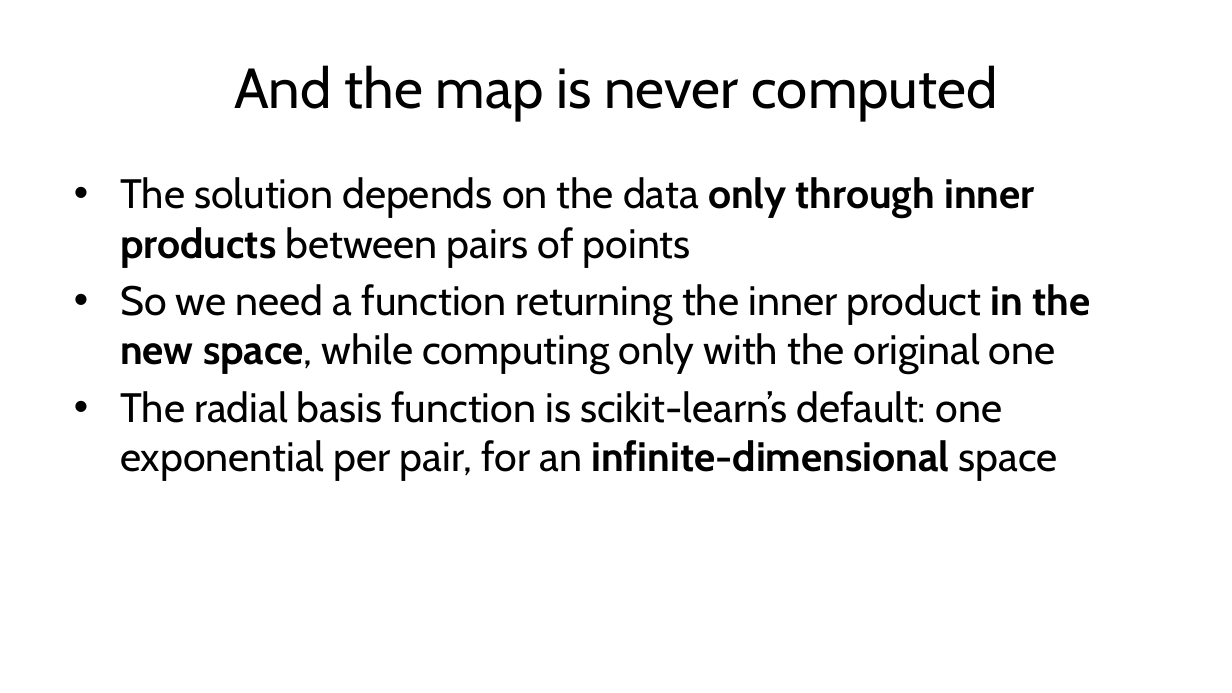
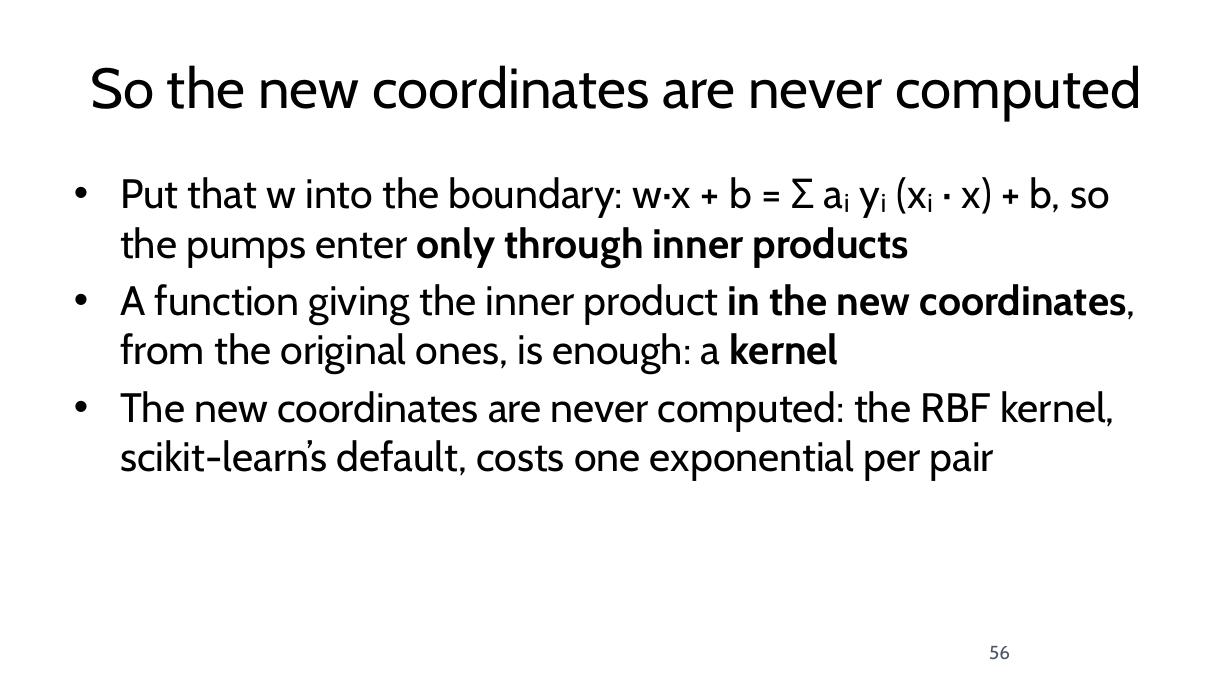
Before and after one commit to fabioantonini/technologies-for-artificial-intelligence, a slide deck: slide 56 of Lessons/06_knn_naive_bayes_svm/Slides/knn_naive_bayes_svm_slides.pptx (slide 55 before the commit). Drawn at 1232x693 pixels with LibreOffice and Linux fonts; fonts in the diff are those of the drawing; background and template pictures are left out. Boxes give left, top, right and bottom in pixels: in the first picture for what was removed or moved away, otherwise in the second. Text is boxed around its words. In the diff, an @@ line names an element or a change of style, - is before the commit and + after.

```diff
--- a/Lessons/06_knn_naive_bayes_svm/Slides/knn_naive_bayes_svm_slides.pptx
+++ b/Lessons/06_knn_naive_bayes_svm/Slides/knn_naive_bayes_svm_slides.pptx
@@ title at (90, 65, 1141, 121): text changed @@
-And the map is never computed
+So the new coordinates are never computed
@@ text at (120, 177, 1136, 481): text changed @@
-• The solution depends on the data only through inner products between pairs of points
-• So we need a function returning the inner product in the new space, while computing only with the original one
-• The radial basis function is scikit-learn’s default: one exponential per pair, for an infinite-dimensional space
+• Put that w into the boundary: w·x + b = Σ aᵢ yᵢ (xᵢ · x) + b, so the pumps enter only through inner products
+• A function giving the inner product in the new coordinates, from the original ones, is enough: a kernel
+• The new coordinates are never computed: the RBF kernel, scikit-learn’s default, costs one exponential per pair
@@ page number added at (989, 646, 1010, 660), 11 pt, text #4A5568 @@
+56
```
Also in this commit, not shown: 61 other slides changed, 6 slides added, 6 slides removed, 14 other files.
